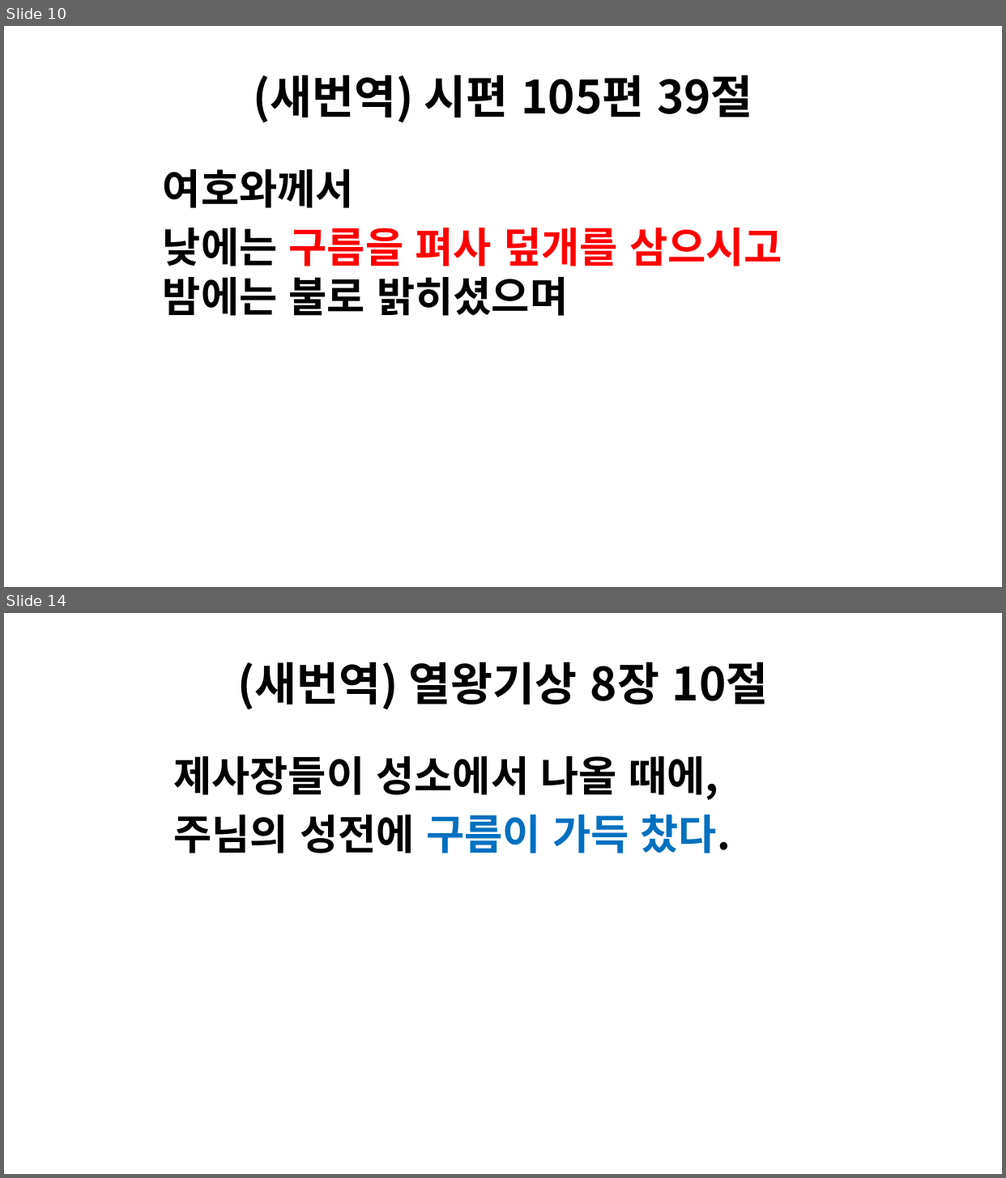
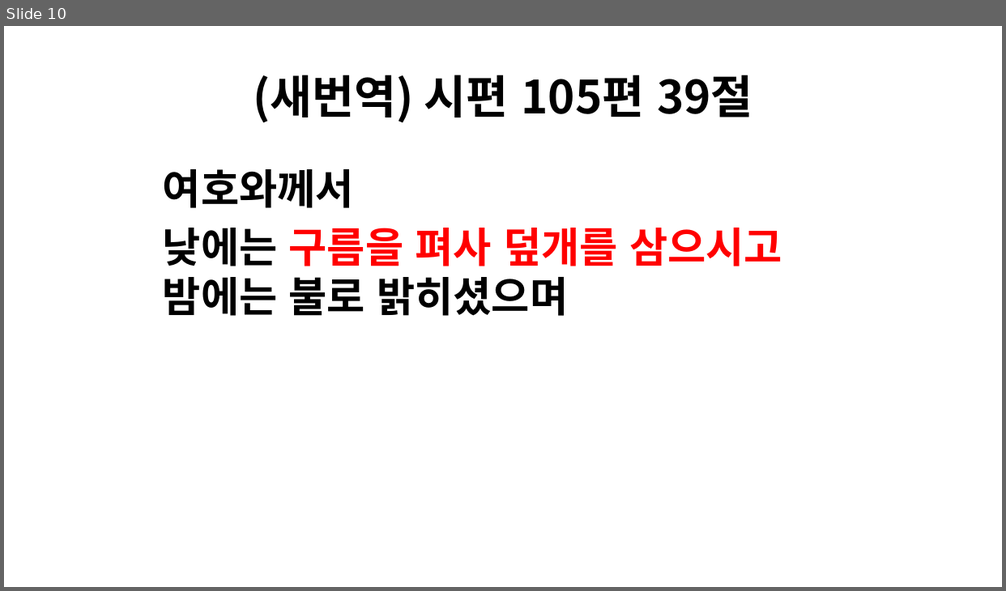
Before and after one commit to littleflame83/hong-bridge, a slide deck: files/cloud-or-fire-pillar.pptx. Shown one above the other, each under a label of ours: slides 10 and 14 before the commit, slide 10 after it; the slides between them are not shown. The pictures are 1006x1178 and 1006x591 pixels, drawn with LibreOffice and Linux fonts; fonts in the diff are those of the drawing. Boxes give left, top, right and bottom in pixels: in the first picture for what was removed or moved away, otherwise in the second. Text is boxed around its words. In the diff, an @@ line names an element or a change of style, - is before the commit and + after.

```diff
--- a/files/cloud-or-fire-pillar.pptx
+++ b/files/cloud-or-fire-pillar.pptx
@@ slide 14 removed at <box>4,613,1002,1174</box>, background #FFFFFF @@
@@ title removed at <box>237,662,769,710</box> @@
-(새번역) 열왕기상 8장 10절
@@ text removed at <box>173,756,731,854</box> @@
-제사장들이 성소에서 나올 때에,
-주님의 성전에 구름이 가득 찼다.
```
Also in this commit, not shown: 4 other slides removed.
